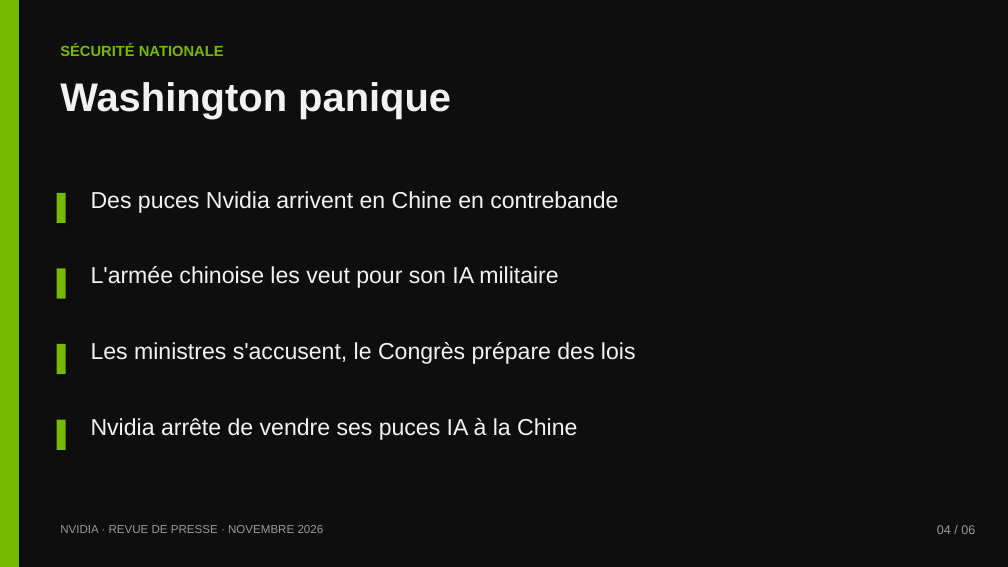
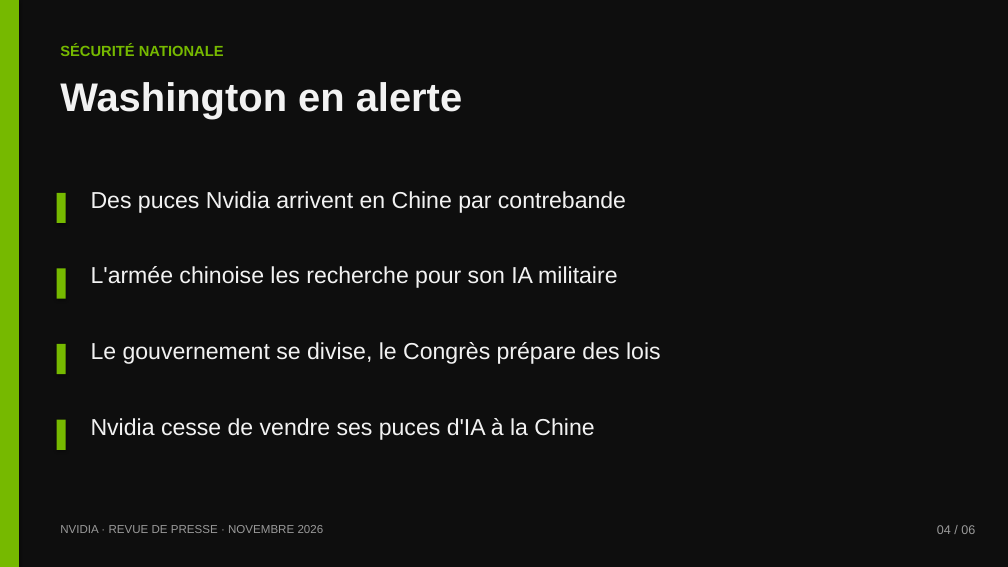
Before and after one commit to dehamnaadam-hue/Encole, a slide deck: slide 4 of nvidia/Nvidia-revue-de-presse.pptx. Drawn at 1008x567 pixels with LibreOffice and Linux fonts; fonts in the diff are those of the drawing. Boxes give left, top, right and bottom in pixels: in the first picture for what was removed or moved away, otherwise in the second. Text is boxed around its words. In the diff, an @@ line names an element or a change of style, - is before the commit and + after.

```diff
--- a/nvidia/Nvidia-revue-de-presse.pptx
+++ b/nvidia/Nvidia-revue-de-presse.pptx
@@ text at (x1=60, y1=82, x2=462, y2=120): text changed @@
-Washington panique
+Washington en alerte
@@ text at (x1=91, y1=191, x2=626, y2=213): text changed @@
-Des puces Nvidia arrivent en Chine en contrebande
+Des puces Nvidia arrivent en Chine par contrebande
@@ text at (x1=91, y1=266, x2=617, y2=288): text changed @@
-L'armée chinoise les veut pour son IA militaire
+L'armée chinoise les recherche pour son IA militaire
@@ text at (x1=91, y1=342, x2=661, y2=364): text changed @@
-Les ministres s'accusent, le Congrès prépare des lois
+Le gouvernement se divise, le Congrès prépare des lois
@@ text at (x1=91, y1=418, x2=594, y2=440): text changed @@
-Nvidia arrête de vendre ses puces IA à la Chine
+Nvidia cesse de vendre ses puces d'IA à la Chine
```
Also in this commit, not shown: 3 other slides changed, 1 other file.
